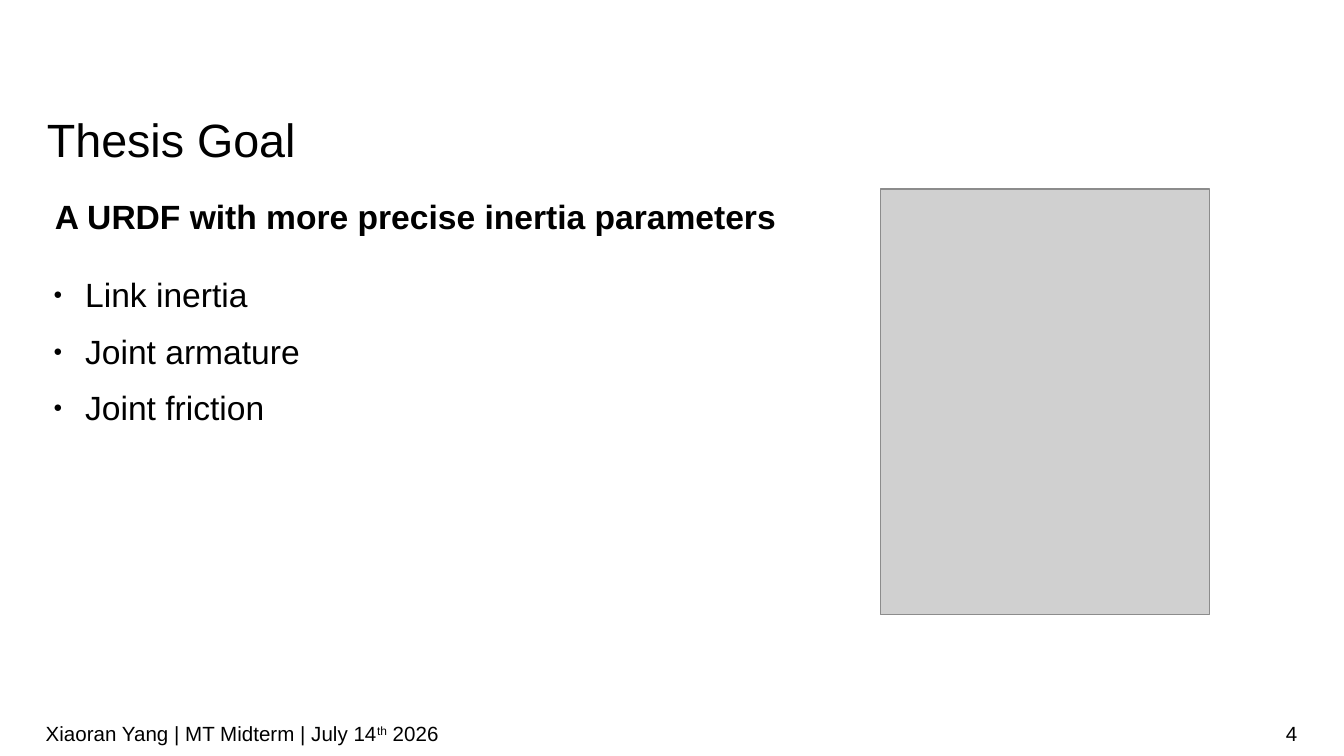
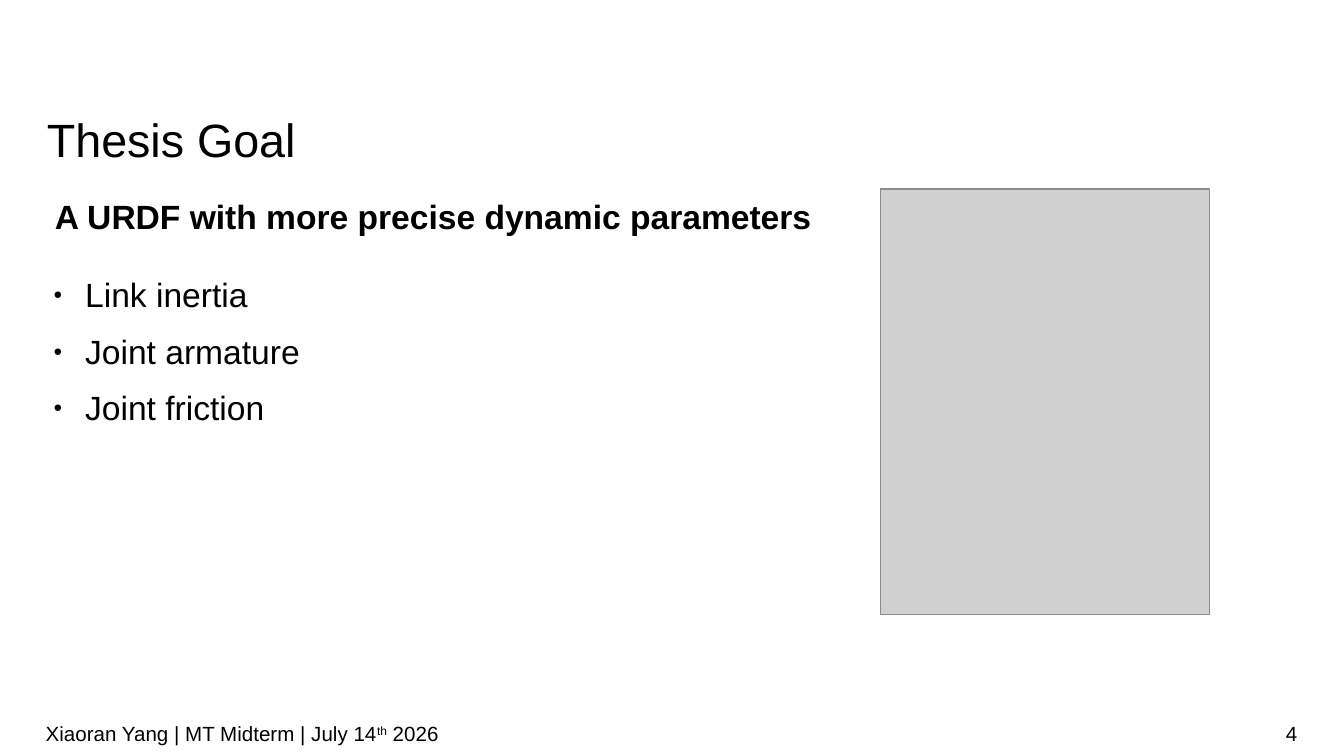
Before and after one commit to IDoccupled/identification, a slide deck: slide 4 of presentation/Midterm.odp. Drawn at 1344x756 pixels with LibreOffice and Linux fonts; fonts in the diff are those of the drawing; grey boxes stand for pictures; background and template pictures are left out. Boxes give left, top, right and bottom in pixels: in the first picture for what was removed or moved away, otherwise in the second. Text is boxed around its words. In the diff, an @@ line names an element or a change of style, - is before the commit and + after.

```diff
--- a/presentation/Midterm.odp
+++ b/presentation/Midterm.odp
@@ text at [55,204,811,235]: text changed @@
-A URDF with more precise inertia parameters
+A URDF with more precise dynamic parameters
```
Also in this commit, not shown: 3 other slides changed.
